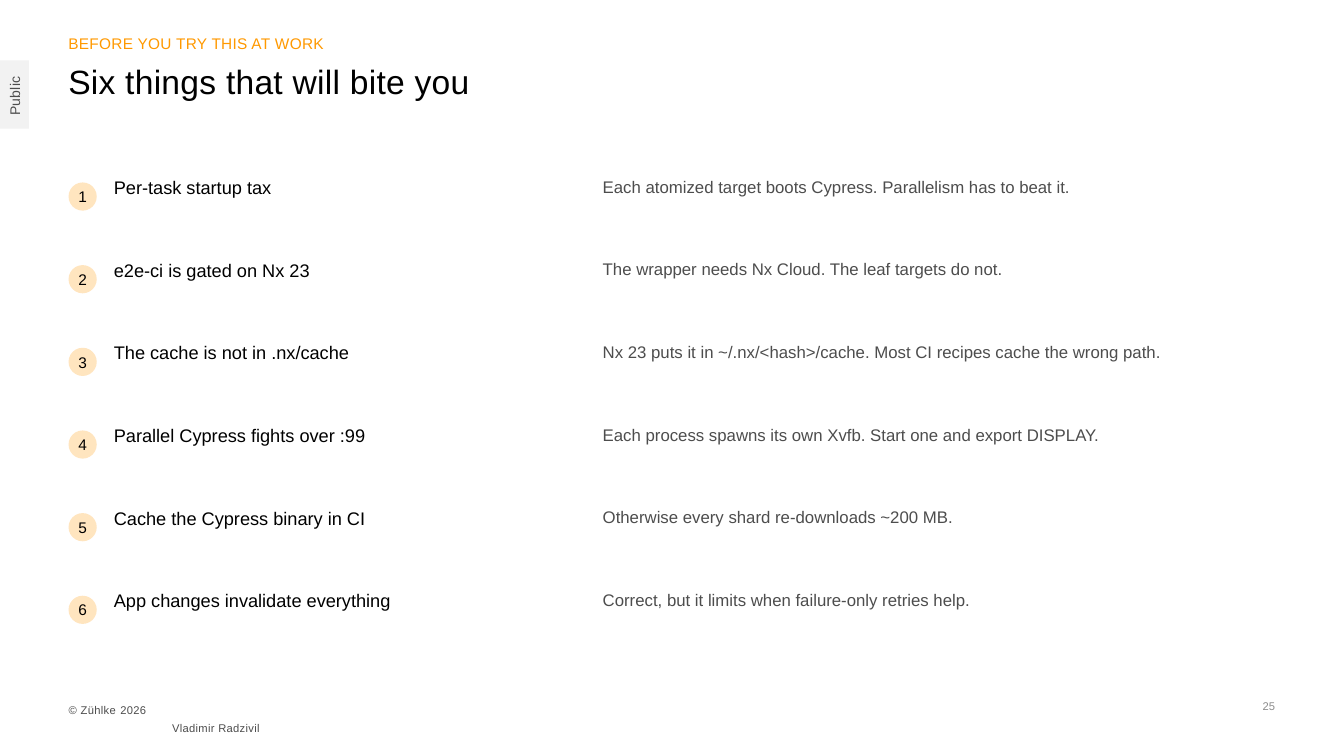
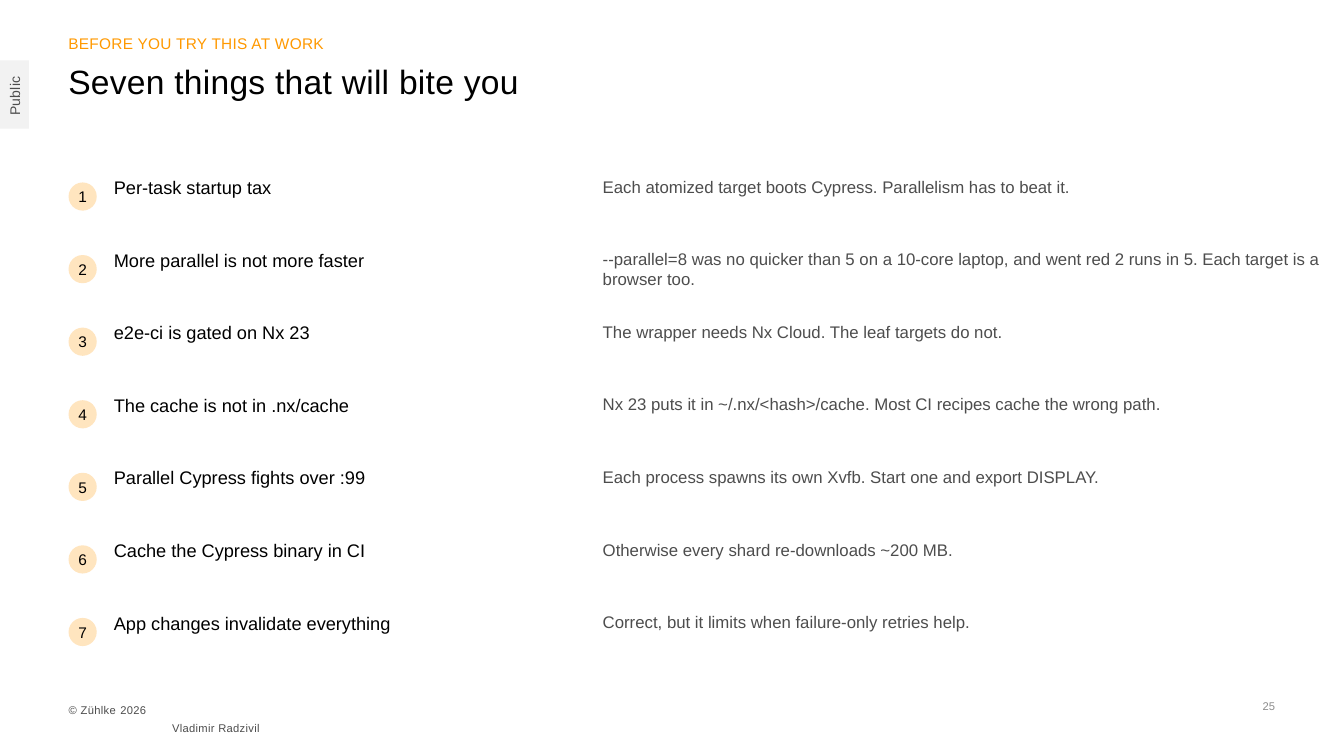
Before and after one commit to radzivil/nx-scaling-e2e-tests-with-atomizer, a slide deck: slide 25 of talk/Scaling-E2E-Tests-with-Nx-Zuhlke.pptx. Drawn at 1344x756 pixels with LibreOffice and Linux fonts; fonts in the diff are those of the drawing. Boxes give left, top, right and bottom in pixels: in the first picture for what was removed or moved away, otherwise in the second. Text is boxed around its words. In the diff, an @@ line names an element or a change of style, - is before the commit and + after.

Commit message:
Record that parallelism has a ceiling
Measured over all 30 targets on a 10-core M1 Pro: --parallel=8 and --parallel=5
both average 141s, but 8 went red in 2 of 5 runs while 5 stayed green. The spec
that failed passes alone in 13s, so it is contention against Cypress's default
timeouts rather than a bug.

Worth saying out loud, because "just raise --parallel" is exactly what people
will try when they get home.

```diff
--- a/talk/Scaling-E2E-Tests-with-Nx-Zuhlke.pptx
+++ b/talk/Scaling-E2E-Tests-with-Nx-Zuhlke.pptx
@@ title at <box>68,69,519,101</box>: text changed @@
-Six things that will bite you
+Seven things that will bite you
@@ text "2": place and size @@
-text "2" at <box>78,274,87,285</box>
+text "2" at <box>78,264,87,275</box>
@@ ellipse: place and size @@
-ellipse at <box>69,265,97,293</box>
+ellipse at <box>69,255,97,283</box>
@@ text added at <box>114,253,364,271</box>, 13 pt, text #000000 @@
+More parallel is not more faster
@@ text added at <box>603,253,1319,285</box>, 12 pt, text #4D4D4D @@
+--parallel=8 was no quicker than 5 on a 10-core laptop, and went red 2 runs in 5. Each target is a browser too.
@@ text "3": place and size @@
-text "3" at <box>78,357,87,368</box>
+text "3" at <box>78,336,87,347</box>
@@ ellipse: place and size @@
-ellipse at <box>69,348,97,376</box>
+ellipse at <box>69,328,97,356</box>
@@ text "e2e-ci is gated on Nx ...": place and size @@
-text "e2e-ci is gated on Nx ..." at <box>114,263,309,281</box>
+text "e2e-ci is gated on Nx ..." at <box>114,325,309,343</box>
@@ text "The wrapper needs Nx Cloud. ...": place and size @@
-text "The wrapper needs Nx Cloud. ..." at <box>603,263,1002,279</box>
+text "The wrapper needs Nx Cloud. ..." at <box>603,326,1002,342</box>
@@ text "4": place and size @@
-text "4" at <box>78,439,87,450</box>
+text "4" at <box>78,409,87,420</box>
@@ ellipse: place and size @@
-ellipse at <box>69,431,97,459</box>
+ellipse at <box>69,400,97,429</box>
@@ text "The cache is not in ...": place and size @@
-text "The cache is not in ..." at <box>114,345,349,360</box>
+text "The cache is not in ..." at <box>114,398,349,413</box>
@@ text "Nx 23 puts it in ...": place and size @@
-text "Nx 23 puts it in ..." at <box>603,346,1160,362</box>
+text "Nx 23 puts it in ..." at <box>603,398,1160,414</box>
@@ text "5": place and size @@
-text "5" at <box>78,522,87,533</box>
+text "5" at <box>78,482,87,493</box>
@@ ellipse: place and size @@
-ellipse at <box>69,513,97,541</box>
+ellipse at <box>69,473,97,501</box>
@@ text "Parallel Cypress fights over :99": place and size @@
-text "Parallel Cypress fights over :99" at <box>114,428,365,446</box>
+text "Parallel Cypress fights over :99" at <box>114,470,365,488</box>
@@ text "Each process spawns its own ...": place and size @@
-text "Each process spawns its own ..." at <box>603,429,1099,445</box>
+text "Each process spawns its own ..." at <box>603,471,1099,487</box>
@@ text "Cache the Cypress binary in ...": place and size @@
-text "Cache the Cypress binary in ..." at <box>114,511,365,529</box>
+text "Cache the Cypress binary in ..." at <box>114,543,365,561</box>
@@ text "Otherwise every shard re-downloads ~200 ...": place and size @@
-text "Otherwise every shard re-downloads ~200 ..." at <box>603,511,953,527</box>
+text "Otherwise every shard re-downloads ~200 ..." at <box>603,544,953,560</box>
@@ text "6": place and size @@
-text "6" at <box>78,604,87,615</box>
+text "6" at <box>78,554,87,565</box>
@@ ellipse: place and size @@
-ellipse at <box>69,596,97,624</box>
+ellipse at <box>69,545,97,574</box>
@@ ellipse added at <box>69,618,97,646</box>, fill #FFE5BF @@
@@ text added at <box>78,627,87,638</box>, 11 pt, text #000000 @@
+7
@@ text "App changes invalidate everything": place and size @@
-text "App changes invalidate everything" at <box>114,593,391,611</box>
+text "App changes invalidate everything" at <box>114,616,391,634</box>
@@ text "Correct, but it limits when ...": place and size @@
-text "Correct, but it limits when ..." at <box>603,594,969,610</box>
+text "Correct, but it limits when ..." at <box>603,616,969,632</box>
```
Also in this commit, not shown: 4 other files.
